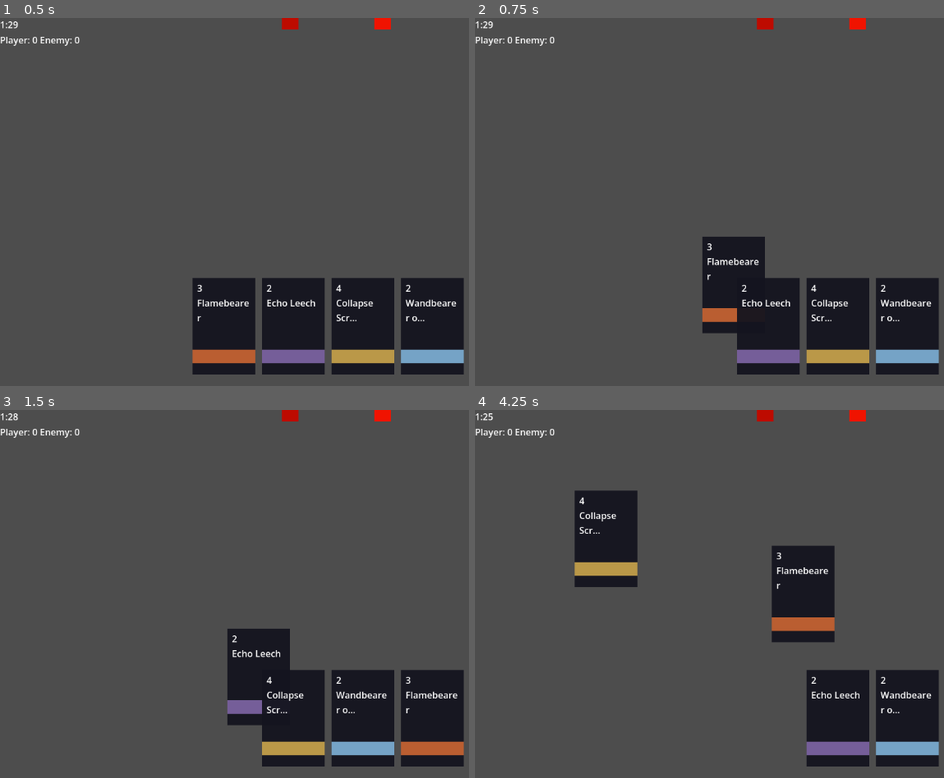
Above: before the commit, frames 1-4 (two rows, left to right).
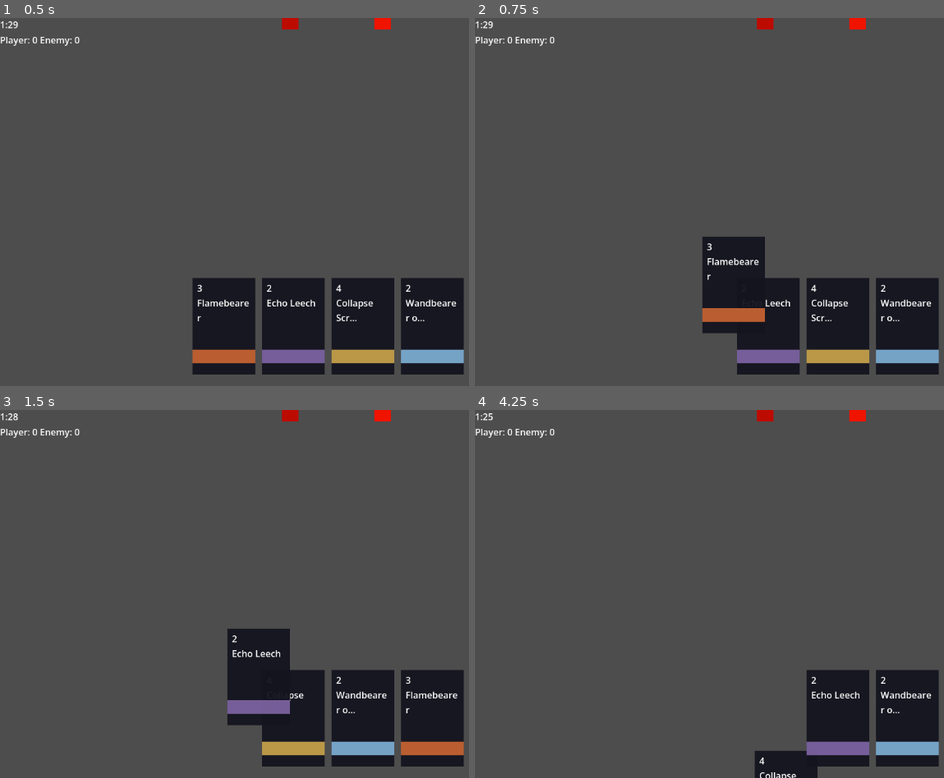
Above: after the commit, the same moments.

Repository: EchoPath-Source/echowars
Game: Godot game, scene res://arena.tscn
Two runs of this game, one before a commit and one after it. Both use one fixed random seed, a clock stepped at 60 frames per second and the inputs below.
Inputs (mouse positions are in pixels of both pictures, inside the frame that each line leads up to):
- Up to frame 1 (0.5 s): no input
- Up to frame 2 (0.75 s): tap Enter (ui_accept) at 0.5 s; drag from (700, 327) to (803, 202) at 0.52 s
- Up to frame 3 (1.5 s): drag from (225, 719) to (328, 594) at 1.27 s
- Up to frame 4 (4.25 s): move the mouse to (770, 719) at 2.02 s; hold Right (ui_right) 2.03-2.75 s; tap Tab at 2.1 s; click (770, 719) at 2.17 s; tap Enter (ui_accept) at 2.75 s; drag from (700, 719) to (606, 538) at 2.77 s; drag from (770, 719) to (803, 594) at 3.52 s

Frame 1 is identical in both runs. In frame 2, 0.3% of the frame differs, in the area x 55-62%, y 72-83%; in frame 3, 0.3%; in frame 4, 7.9%, in the area x 21-77%, y 21-100%.

Commit message:
UI: fix card hand drag flow

Diff:
--- a/scripts/ui/card_hand.gd
+++ b/scripts/ui/card_hand.gd
@@ -1,6 +1,8 @@
 extends Control
 
 @export var card_ui_scene: PackedScene
+
+const LaneManagerScript = preload("res://scripts/arena/lane_manager.gd")
 
 var dragging_card: Control = null
 var drag_origin_index: int = -1
@@ -27,30 +29,37 @@
 func _on_drag_started(index: int, card_ui: Control) -> void:
 	drag_origin_index = index
 	dragging_card = card_ui
+	dragging_card.set_as_top_level(true)
+	dragging_card.mouse_filter = Control.MOUSE_FILTER_IGNORE
 
 func _input(event: InputEvent) -> void:
-	if event is InputEventScreenDrag and dragging_card:
-		dragging_card.global_position = event.position - dragging_card.size * 0.5
-	if event is InputEventMouseMotion and dragging_card:
-		dragging_card.global_position = event.position - dragging_card.size * 0.5
+	if dragging_card == null:
+		return
 
-	if event is InputEventScreenTouch and not event.pressed:
-		if drag_origin_index >= 0:
-			_try_deploy(event.position)
+	if event is InputEventScreenDrag:
+		_update_drag_position(event.position)
+	elif event is InputEventMouseMotion:
+		_update_drag_position(event.position)
+	elif event is InputEventScreenTouch and not event.pressed:
+		_try_deploy(event.position)
+		_end_drag()
+	elif event is InputEventMouseButton and event.button_index == MOUSE_BUTTON_LEFT and not event.pressed:
+		_try_deploy(event.position)
+		_end_drag()
 
-		dragging_card = null
-		drag_origin_index = -1
-
-	if event is InputEventMouseButton and event.button_index == MOUSE_BUTTON_LEFT and not event.pressed:
-		if drag_origin_index >= 0:
-			_try_deploy(event.position)
-
-		dragging_card = null
-		drag_origin_index = -1
+func _update_drag_position(pointer_pos: Vector2) -> void:
+	dragging_card.global_position = pointer_pos - dragging_card.size * 0.5
 
 func _try_deploy(screen_pos: Vector2) -> void:
 	var lane := _get_lane_at_position(screen_pos)
 	CardManager.play_card(drag_origin_index, lane, screen_pos)
+
+func _end_drag() -> void:
+	if dragging_card:
+		dragging_card.set_as_top_level(false)
+		dragging_card.mouse_filter = Control.MOUSE_FILTER_STOP
+	dragging_card = null
+	drag_origin_index = -1
 
 func _get_lane_at_position(pos: Vector2) -> int:
 	# Prototype touch regions:
@@ -58,7 +67,7 @@
 	# center = Center Node zone
 	# right = Field Lane
 	if pos.x < 270.0:
-		return LaneManager.Lane.VEIL
+		return LaneManagerScript.Lane.VEIL
 	elif pos.x > 450.0:
-		return LaneManager.Lane.FIELD
-	return LaneManager.Lane.CENTER_NODE
+		return LaneManagerScript.Lane.FIELD
+	return LaneManagerScript.Lane.CENTER_NODE
